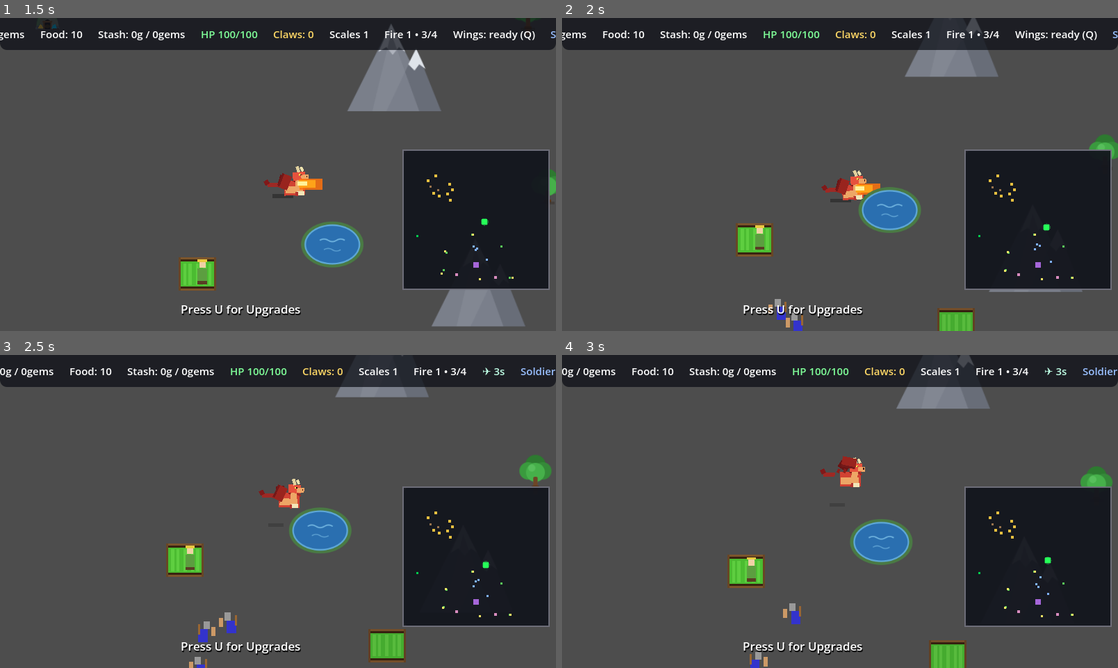
Above: before the commit, frames 1-4 (two rows, left to right).
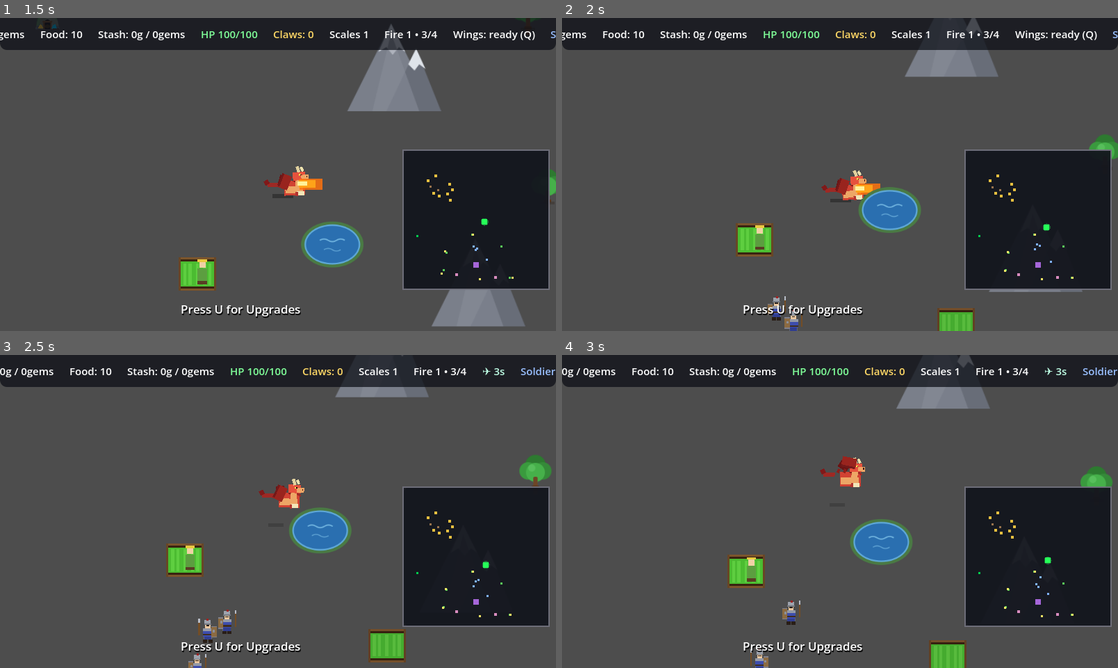
Above: after the commit, the same moments.

Repository: hyperdrive/dragonheart
Game: Godot game, scene res://scenes/main/Main.tscn
Two runs of this game, one before a commit and one after it. Both use one fixed random seed, a clock stepped at 60 frames per second and the inputs below.
Inputs:
- Up to frame 1 (1.5 s): tap U at 0.5, 1.25 s; hold D (move_right) 0.53-1.28 s; hold E (eat) 0.53-1.28 s; hold S (move_down) from 1.28 s (still down); tap Space (fire) at 1.35 s
- Up to frame 2 (2 s): keep holding S (move_down)
- Up to frame 3 (2.5 s): tap U at 2 s; release S (move_down) at 2.03 s; hold D (move_right) from 2.03 s (still down); tap Q (fly) at 2.1 s
- Up to frame 4 (3 s): tap U at 2.75 s; release D (move_right) at 2.78 s; hold W (move_up) from 2.78 s (still down); tap 1 at 2.85 s

Frame 1 is identical in both runs. In frame 2, 0.3% of the frame differs, in the area x 37-44%, y 88-100%; in frame 3, 0.4%, in the area x 33-43%, y 81-100%; in frame 4, 0.3%.

Commit message:
feat: rugged soldier and archer visuals, bent archer bow
Rebuild both town defenders in the project's flat ColorRect style
(user: "improve the visual style of the soldier and archer", then
"make the bow bend a little"):

Soldier (was blue blob + grey block + tan paddle):
- human silhouette: chainmail legs, leather boots, skin face with eyes
- armor layers: steel chest plate over blue tabard, belt, tabard tail
- crested steel helm (rim + red plume)
- layered wood shield with iron rim strips and central boss
- spear gains a steel tip as a CHILD of Sprite/Spear, so the existing
  overhead-to-strike combat swing (pivot at shaft bottom) carries the
  tip through the arc

Archer (was gold blob):
- leather hood with pointed tip - distinct silhouette from the soldier
- quiver on the back (drawn behind the body) with arrow shafts peeking
- tunic + belt + brass buckle, skin face with eyes
- bow bends: grip + two limbs angled +/-10 deg (pivot_offset at the
  grip ends, mirrored) arcing away from the string, string repositioned
  tip-to-tip down the right side

Gotcha: Godot's .tscn parser does not support # comment lines and
SILENTLY DROPS the node following each comment block (Legs vanished
from both scenes on the first attempt) - design notes live here and in
the probe instead.

New SoldierVisualProbe (headless, exit 0/1, 3 checks): asserts the full
part set on both units (soldier 17 parts, archer 12), the spear-tip
child relationship, the bow bend (limbs present, rotated, mirrored),
and that the combat swing drives the new spear live. All probes green:
Rider 13/13, King 9/9, SoldierVisual 3/3.

Diff:
--- a/scenes/objects/Archer.tscn
+++ b/scenes/objects/Archer.tscn
@@ -11,24 +11,94 @@
 [node name="Sprite" type="Node2D" parent="."]
 position = Vector2(0, -5)
 
-[node name="Body" type="ColorRect" parent="Sprite"]
-size = Vector2(18, 25)
-color = Color(0.85, 0.7, 0.3, 1)
+[node name="Legs" type="ColorRect" parent="Sprite"]
+position = Vector2(-8, 12)
+size = Vector2(16, 8)
+color = Color(0.28, 0.22, 0.16, 1)
 
-[node name="Helmet" type="ColorRect" parent="Sprite"]
-position = Vector2(-4, -15)
-size = Vector2(12, 10)
-color = Color(0.45, 0.35, 0.2, 1)
+[node name="Boots" type="ColorRect" parent="Sprite"]
+position = Vector2(-9, 20)
+size = Vector2(8, 6)
+color = Color(0.18, 0.13, 0.1, 1)
+
+[node name="BootsFront" type="ColorRect" parent="Sprite"]
+position = Vector2(1, 20)
+size = Vector2(8, 6)
+color = Color(0.18, 0.13, 0.1, 1)
 
 [node name="Quiver" type="ColorRect" parent="Sprite"]
 position = Vector2(-14, 0)
-size = Vector2(8, 14)
-color = Color(0.4, 0.28, 0.15, 1)
+size = Vector2(7, 15)
+color = Color(0.35, 0.24, 0.14, 1)
+
+[node name="QuiverArrow1" type="ColorRect" parent="Sprite/Quiver"]
+position = Vector2(-1, -6)
+size = Vector2(2, 7)
+color = Color(0.75, 0.65, 0.45, 1)
+
+[node name="QuiverArrow2" type="ColorRect" parent="Sprite/Quiver"]
+position = Vector2(2, -5)
+size = Vector2(2, 6)
+color = Color(0.75, 0.65, 0.45, 1)
+
+[node name="Body" type="ColorRect" parent="Sprite"]
+position = Vector2(-9, -2)
+size = Vector2(18, 16)
+color = Color(0.5, 0.38, 0.24, 1)
+
+[node name="Belt" type="ColorRect" parent="Sprite"]
+position = Vector2(-9, 9)
+size = Vector2(18, 3)
+color = Color(0.3, 0.2, 0.13, 1)
+
+[node name="BeltBuckle" type="ColorRect" parent="Sprite"]
+position = Vector2(-2, 9)
+size = Vector2(4, 3)
+color = Color(0.65, 0.5, 0.25, 1)
+
+[node name="Head" type="ColorRect" parent="Sprite"]
+position = Vector2(-5, -12)
+size = Vector2(10, 10)
+color = Color(0.92, 0.78, 0.62, 1)
+
+[node name="Eyes" type="ColorRect" parent="Sprite"]
+position = Vector2(-3, -8)
+size = Vector2(6, 2)
+color = Color(0.15, 0.12, 0.1, 1)
+
+[node name="Helmet" type="ColorRect" parent="Sprite"]
+position = Vector2(-6, -17)
+size = Vector2(12, 7)
+color = Color(0.42, 0.31, 0.2, 1)
+
+[node name="HoodPoint" type="ColorRect" parent="Sprite"]
+position = Vector2(-3, -20)
+size = Vector2(4, 4)
+color = Color(0.42, 0.31, 0.2, 1)
 
 [node name="Bow" type="ColorRect" parent="Sprite"]
-position = Vector2(15, -11)
-size = Vector2(5, 20)
-color = Color(0.5, 0.35, 0.15, 1)
+position = Vector2(15, -4)
+size = Vector2(4, 8)
+color = Color(0.45, 0.3, 0.15, 1)
+
+[node name="BowLimbUp" type="ColorRect" parent="Sprite/Bow"]
+position = Vector2(1, -14)
+size = Vector2(3, 20)
+pivot_offset = Vector2(1.5, 20)
+rotation = 0.174533
+color = Color(0.45, 0.3, 0.15, 1)
+
+[node name="BowLimbDown" type="ColorRect" parent="Sprite/Bow"]
+position = Vector2(1, 6)
+size = Vector2(3, 18)
+pivot_offset = Vector2(1.5, 0)
+rotation = -0.174533
+color = Color(0.45, 0.3, 0.15, 1)
+
+[node name="BowString" type="ColorRect" parent="Sprite/Bow"]
+position = Vector2(5, -14)
+size = Vector2(1, 38)
+color = Color(0.9, 0.88, 0.8, 1)
 
 [node name="MainCollision" type="CollisionShape2D" parent="."]
 shape = ExtResource("2_arc")
--- a/scenes/objects/Soldier.tscn
+++ b/scenes/objects/Soldier.tscn
@@ -11,24 +11,95 @@
 [node name="Sprite" type="Node2D" parent="."]
 position = Vector2(0, -5)
 
+[node name="Legs" type="ColorRect" parent="Sprite"]
+position = Vector2(-8, 12)
+size = Vector2(16, 8)
+color = Color(0.38, 0.4, 0.45, 1)
+
+[node name="Boots" type="ColorRect" parent="Sprite"]
+position = Vector2(-9, 20)
+size = Vector2(8, 6)
+color = Color(0.16, 0.12, 0.09, 1)
+
+[node name="BootsFront" type="ColorRect" parent="Sprite"]
+position = Vector2(1, 20)
+size = Vector2(8, 6)
+color = Color(0.16, 0.12, 0.09, 1)
+
 [node name="Body" type="ColorRect" parent="Sprite"]
-size = Vector2(18, 25)
-color = Color(0.2, 0.2, 0.8, 1.0)
+position = Vector2(-9, -2)
+size = Vector2(18, 16)
+color = Color(0.24, 0.3, 0.68, 1)
+
+[node name="ChestPlate" type="ColorRect" parent="Sprite"]
+position = Vector2(-9, -2)
+size = Vector2(18, 5)
+color = Color(0.58, 0.6, 0.65, 1)
+
+[node name="Belt" type="ColorRect" parent="Sprite"]
+position = Vector2(-9, 9)
+size = Vector2(18, 3)
+color = Color(0.25, 0.18, 0.12, 1)
+
+[node name="TabardTail" type="ColorRect" parent="Sprite"]
+position = Vector2(-7, 14)
+size = Vector2(14, 6)
+color = Color(0.19, 0.24, 0.56, 1)
+
+[node name="Head" type="ColorRect" parent="Sprite"]
+position = Vector2(-5, -12)
+size = Vector2(10, 10)
+color = Color(0.92, 0.78, 0.62, 1)
+
+[node name="Eyes" type="ColorRect" parent="Sprite"]
+position = Vector2(-3, -8)
+size = Vector2(6, 2)
+color = Color(0.15, 0.12, 0.1, 1)
 
 [node name="Helmet" type="ColorRect" parent="Sprite"]
-position = Vector2(-4, -15)
-size = Vector2(12, 15)
-color = Color(0.6, 0.6, 0.6, 1.0)
+position = Vector2(-6, -18)
+size = Vector2(12, 8)
+color = Color(0.62, 0.64, 0.68, 1)
+
+[node name="HelmetRim" type="ColorRect" parent="Sprite"]
+position = Vector2(-7, -11)
+size = Vector2(14, 2)
+color = Color(0.45, 0.47, 0.5, 1)
+
+[node name="HelmetCrest" type="ColorRect" parent="Sprite"]
+position = Vector2(-1, -21)
+size = Vector2(4, 4)
+color = Color(0.62, 0.14, 0.14, 1)
 
 [node name="Shield" type="ColorRect" parent="Sprite"]
-position = Vector2(-15, -5)
-size = Vector2(8, 18)
-color = Color(0.8, 0.6, 0.4, 1.0)
+position = Vector2(-17, -6)
+size = Vector2(10, 22)
+color = Color(0.55, 0.42, 0.26, 1)
+
+[node name="ShieldRimTop" type="ColorRect" parent="Sprite"]
+position = Vector2(-17, -6)
+size = Vector2(10, 2)
+color = Color(0.5, 0.5, 0.55, 1)
+
+[node name="ShieldRimBottom" type="ColorRect" parent="Sprite"]
+position = Vector2(-17, 14)
+size = Vector2(10, 2)
+color = Color(0.5, 0.5, 0.55, 1)
+
+[node name="ShieldBoss" type="ColorRect" parent="Sprite"]
+position = Vector2(-13, 1)
+size = Vector2(4, 5)
+color = Color(0.55, 0.56, 0.6, 1)
 
 [node name="Spear" type="ColorRect" parent="Sprite"]
-position = Vector2(15, -10)
-size = Vector2(4, 20)
-color = Color(0.6, 0.4, 0.2, 1.0)
+position = Vector2(15, -14)
+size = Vector2(3, 26)
+color = Color(0.45, 0.3, 0.15, 1)
+
+[node name="SpearTip" type="ColorRect" parent="Sprite/Spear"]
+position = Vector2(0, -6)
+size = Vector2(3, 7)
+color = Color(0.72, 0.74, 0.78, 1)
 
 [node name="MainCollision" type="CollisionShape2D" parent="."]
 shape = ExtResource("2_k5p8q")
--- /dev/null
+++ b/scenes/probes/SoldierVisualProbe.tscn
@@ -0,0 +1,9 @@
+[gd_scene load_steps=3 format=3 uid="uid://soldierprobe01"]
+
+[ext_resource type="Script" path="res://scripts/probes/SoldierVisualProbe.gd" id="1_probe"]
+[ext_resource type="PackedScene" path="res://scenes/main/Main.tscn" id="2_main"]
+
+[node name="SoldierVisualProbe" type="Node2D"]
+script = ExtResource("1_probe")
+
+[node name="Main" parent="." instance=ExtResource("2_main")]
--- /dev/null
+++ b/scripts/probes/SoldierVisualProbe.gd
@@ -0,0 +1,203 @@
+extends Node2D
+
+## SoldierVisualProbe — regression probe for the rebuilt soldier/archer
+## visuals (2026-11-11, user: "improve the visual style of the soldier and
+## archer"). Run headless:
+##   Godot --headless --path . res://scenes/probes/SoldierVisualProbe.tscn
+##
+## Checks:
+##   1. Soldier sprite carries the full rugged part set (legs, boots,
+##      chest plate, face, crested helm, layered shield).
+##   2. The spear tip is a child of Sprite/Spear (so the combat swing
+##      carries it) and the weapon lookup still resolves.
+##   3. Archer sprite carries hood, quiver with arrows, strung bow.
+##   4. The combat swing actually drives the spear: park the dragon in
+##      attack range, wait, and require the spear rotation to move.
+##   5. Facing flip mirrors the sprite without erroring.
+
+enum S { BOOT, CHECK_PARTS, PARK_DRAGON, WAIT_SWING, REPORT }
+
+const TIMEOUT := 30.0
+
+var state: int = S.BOOT
+var frames_in_state: int = 0
+var elapsed: float = 0.0
+var passes: Array[String] = []
+var failures: Array[String] = []
+var _soldier: BaseNPC = null
+var _archer: BaseNPC = null
+var _rot_seen: float = 0.0
+var _swing_moved: bool = false
+
+@onready var gm: GameManager = $Main as GameManager
+
+func _ready() -> void:
+	process_mode = Node.PROCESS_MODE_ALWAYS
+
+func _pass(msg: String) -> void:
+	passes.append(msg)
+	print("PROBE PASS: ", msg)
+
+func _fail(msg: String) -> void:
+	failures.append(msg)
+	print("PROBE FAIL: ", msg)
+
+func _goto(next: int) -> void:
+	state = next
+	frames_in_state = 0
+
+func _frames(n: int) -> bool:
+	return frames_in_state >= n
+
+func _has_rect(parent: Node, child_name: String) -> bool:
+	var n := parent.get_node_or_null(child_name)
+	return n is ColorRect
+
+func _physics_process(delta: float) -> void:
+	frames_in_state += 1
+	elapsed += delta
+	if elapsed > TIMEOUT:
+		_fail("global timeout in state %d" % state)
+		_goto(S.REPORT)
+		return
+
+	match state:
+		S.BOOT:
+			if gm == null or gm.dragon == null or gm.world_manager == null:
+				if _frames(60):
+					_fail("BOOT: GameManager/Dragon/WorldManager missing")
+					_goto(S.REPORT)
+				return
+			# Spawn one of each next to the dragon.
+			var dragon := gm.dragon as Dragon
+			gm.world_manager.call("spawn_entity", "soldier", 1,
+				dragon.global_position + Vector2(120, 0))
+			gm.world_manager.call("spawn_entity", "archer", 1,
+				dragon.global_position + Vector2(-120, 0))
+			_goto(S.CHECK_PARTS)
+		S.CHECK_PARTS:
+			if not _frames(10):
+				return
+			for node: Node in get_tree().get_nodes_in_group("soldiers"):
+				var npc := node as BaseNPC
+				if npc == null:
+					continue
+				if npc.npc_type == "soldier" and _soldier == null:
+					_soldier = npc
+				elif npc.npc_type == "archer" and _archer == null:
+					_archer = npc
+			if _soldier == null or _archer == null:
+				if _frames(120):
+					_fail("soldier/archer not spawned (soldier=%s archer=%s)"
+						% [_soldier != null, _archer != null])
+					_goto(S.REPORT)
+				return
+			# --- soldier part set ---
+			var spr := _soldier.get_node_or_null("Sprite") as Node2D
+			if spr == null:
+				_fail("soldier Sprite container missing")
+				_goto(S.REPORT)
+				return
+			var ok := true
+			for part: String in ["Legs", "Boots", "BootsFront", "Body",
+					"ChestPlate", "Belt", "TabardTail", "Head", "Eyes",
+					"Helmet", "HelmetRim", "HelmetCrest", "Shield",
+					"ShieldRimTop", "ShieldRimBottom", "ShieldBoss", "Spear"]:
+				if not _has_rect(spr, part):
+					_fail("soldier missing part: %s" % part)
+					ok = false
+			var spear := spr.get_node_or_null("Spear") as ColorRect
+			if spear == null:
+				_fail("soldier Sprite/Spear missing — combat swing dead")
+				ok = false
+			elif not _has_rect(spear, "SpearTip"):
+				_fail("SpearTip not a child of Spear — tip won't sweep "
+					+ "with the swing")
+				ok = false
+			if ok:
+				_pass("soldier rugged part set complete (17 parts, "
+					+ "tip child of Spear)")
+			# --- archer part set ---
+			var aspr := _archer.get_node_or_null("Sprite") as Node2D
+			if aspr == null:
+				_fail("archer Sprite container missing")
+				_goto(S.REPORT)
+				return
+			ok = true
+			for part: String in ["Legs", "Boots", "BootsFront", "Quiver",
+					"Body", "Belt", "BeltBuckle", "Head", "Eyes",
+					"Helmet", "HoodPoint", "Bow"]:
+				if not _has_rect(aspr, part):
+					_fail("archer missing part: %s" % part)
+					ok = false
+			var quiver := aspr.get_node_or_null("Quiver") as ColorRect
+			if quiver == null or not _has_rect(quiver, "QuiverArrow1") \
+					or not _has_rect(quiver, "QuiverArrow2"):
+				_fail("archer quiver arrows missing")
+				ok = false
+			var bow := aspr.get_node_or_null("Bow") as ColorRect
+			if bow == null or not _has_rect(bow, "BowString"):
+				_fail("archer bow string missing")
+				ok = false
+			else:
+				# The bend (2026-11-11, user: "make the bow bend a little"):
+				# grip + two limbs angled away from the string.
+				var limb_up := bow.get_node_or_null("BowLimbUp") as ColorRect
+				var limb_down := bow.get_node_or_null("BowLimbDown") as ColorRect
+				if limb_up == null or limb_down == null:
+					_fail("archer bow limbs missing — bow is a straight plank")
+					ok = false
+				elif absf(limb_up.rotation) < 0.05 \
+						or absf(limb_down.rotation) < 0.05:
+					_fail("bow limbs straight (rot %.2f/%.2f rad — no bend)"
+						% [limb_up.rotation, limb_down.rotation])
+					ok = false
+				elif absf(limb_up.rotation + limb_down.rotation) > 0.01:
+					_fail("bow limbs not mirrored (rot %.2f/%.2f rad)"
+						% [limb_up.rotation, limb_down.rotation])
+					ok = false
+			if ok:
+				_pass("archer rugged part set complete (bent bow, arrows "
+					+ "in quiver, string)")
+			_goto(S.PARK_DRAGON)
+		S.PARK_DRAGON:
+			# Park the dragon INSIDE the soldier's attack range so the
+			# combat swing loop starts hammering the spear.
+			var dragon := gm.dragon as Dragon
+			dragon.global_position = _soldier.global_position \
+				+ Vector2(30, 0)
+			print("PROBE: dragon parked in the soldier's attack range")
+			_goto(S.WAIT_SWING)
+		S.WAIT_SWING:
+			# The swing oscillates the spear between -55deg and 25deg.
+			var spr := _soldier.get_node_or_null("Sprite") as Node2D
+			var spear := spr.get_node_or_null("Spear") as ColorRect
+			if spear == null:
+				_fail("spear vanished during the swing")
+				_goto(S.REPORT)
+				return
+			if absf(spear.rotation_degrees - _rot_seen) > 3.0:
+				_swing_moved = true
+				_pass("combat swing drives the new spear (rotation %.1f°, "
+					% spear.rotation_degrees
+					+ "tip sweeps with it)")
+				_goto(S.REPORT)
+			_rot_seen = spear.rotation_degrees
+			if _frames(300):
+				_fail("spear never moved — combat swing broken")
+				_goto(S.REPORT)
+		S.REPORT:
+			set_physics_process(false)
+			print("===============================================")
+			for p in passes:
+				print("PROBE PASS: ", p)
+			for f in failures:
+				print("PROBE FAIL: ", f)
+			if failures.is_empty():
+				print("PROBE RESULT: SUCCESS (%d checks passed)"
+					% passes.size())
+				get_tree().quit(0)
+			else:
+				print("PROBE RESULT: FAILURE (%d passed, %d failed)"
+					% [passes.size(), failures.size()])
+				get_tree().quit(1)
